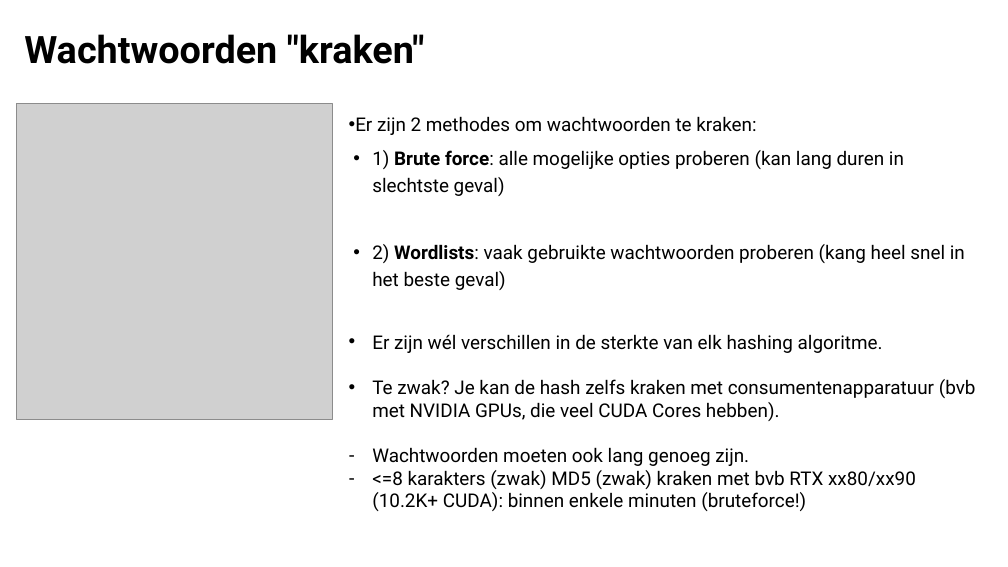
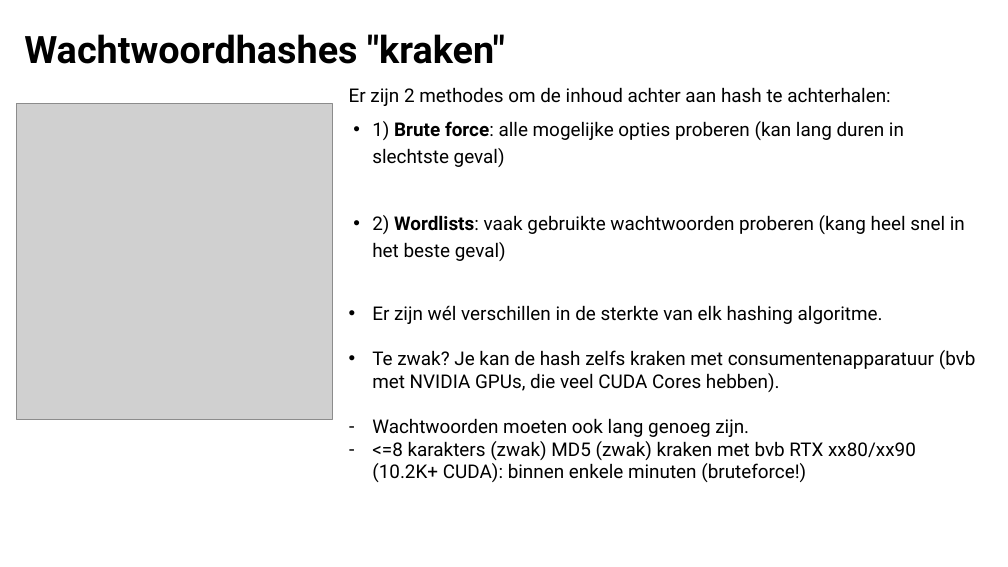
Before and after one commit to Jarnster/ICW-Webdesign-PHP, a slide deck: slide 21 of H3 - Databases en Beveiliging/Presentatie/H3 Databases en Beveiliging - Dynamische Websites.pptx (slide 20 before the commit). Drawn at 1008x567 pixels with LibreOffice and Linux fonts; fonts in the diff are those of the drawing; grey boxes stand for pictures. Boxes give left, top, right and bottom in pixels: in the first picture for what was removed or moved away, otherwise in the second. Text is boxed around its words. In the diff, an @@ line names an element or a change of style, - is before the commit and + after.

Commit message:
Update

```diff
--- a/H3 - Databases en Beveiliging/Presentatie/H3 Databases en Beveiliging - Dynamische Websites.pptx
+++ b/H3 - Databases en Beveiliging/Presentatie/H3 Databases en Beveiliging - Dynamische Websites.pptx
@@ title at (24,34,505,64): text changed @@
-Wachtwoorden "kraken"
+Wachtwoordhashes "kraken"
@@ text at (349,87,890,106): text changed @@
-• Er zijn 2 methodes om wachtwoorden te kraken:
+Er zijn 2 methodes om de inhoud achter aan hash te achterhalen:
```
Also in this commit, not shown: 2 other slides changed, 1 slide added.
